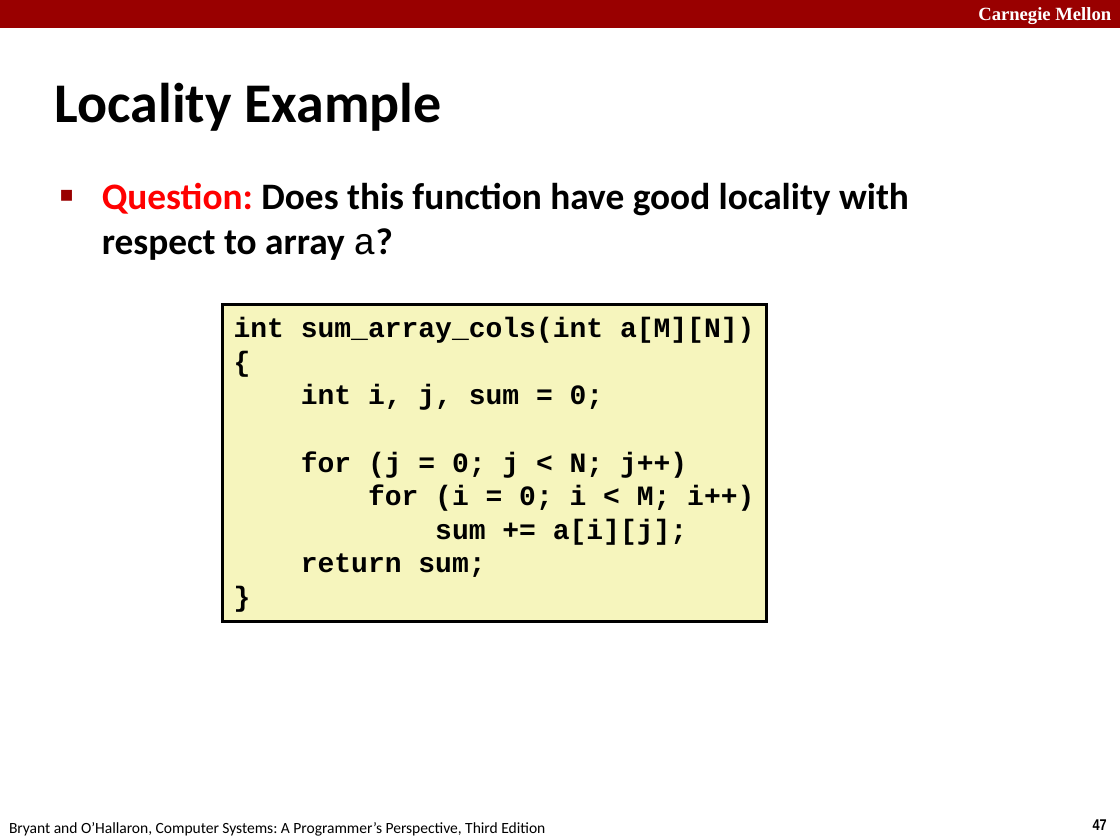
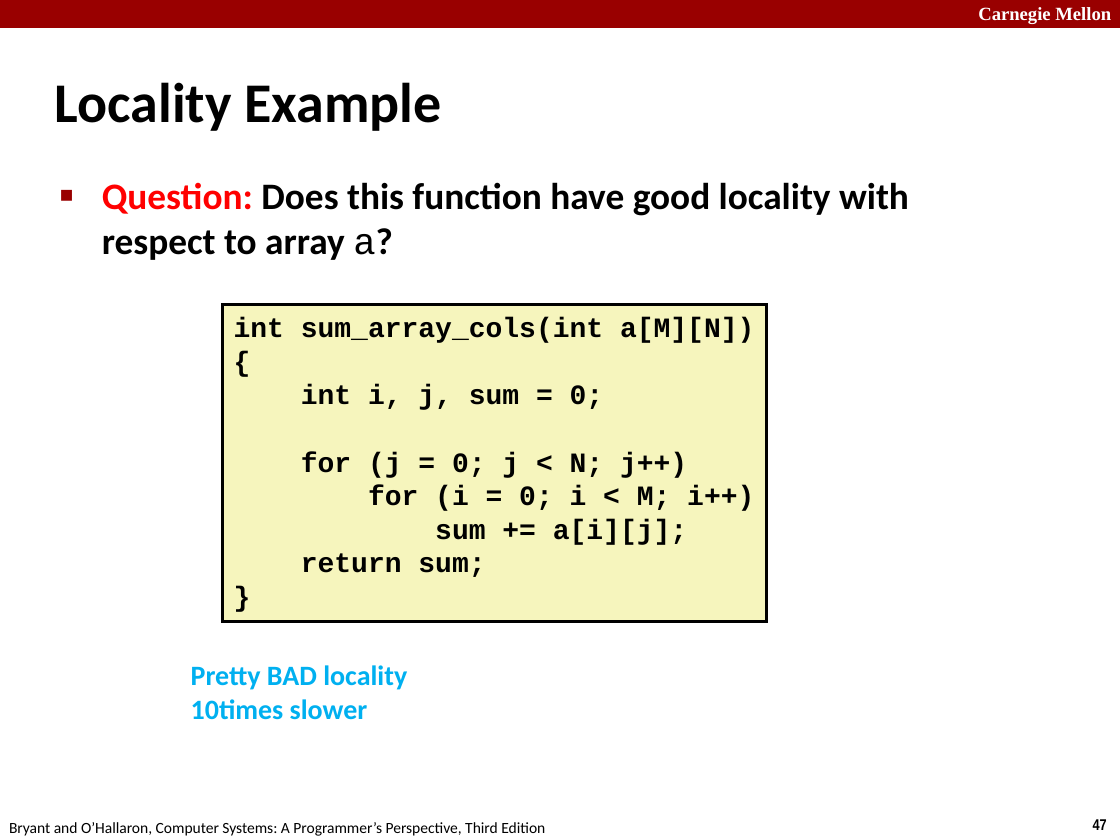
Before and after one commit to DarthVaderUS/CMU-15-213-CSAPP, a slide deck: slide 47 of Slides/11-memory-hierarchy.pptx. Drawn at 1120x840 pixels with LibreOffice and Linux fonts; fonts in the diff are those of the drawing. Boxes give left, top, right and bottom in pixels: in the first picture for what was removed or moved away, otherwise in the second. Text is boxed around its words. In the diff, an @@ line names an element or a change of style, - is before the commit and + after.

```diff
--- a/Slides/11-memory-hierarchy.pptx
+++ b/Slides/11-memory-hierarchy.pptx
@@ text added at [191, 665, 407, 720], 18 pt, text #00B0F0, bold @@
+Pretty BAD locality
+10times slower
```
Also in this commit, not shown: 8 other slides changed.
